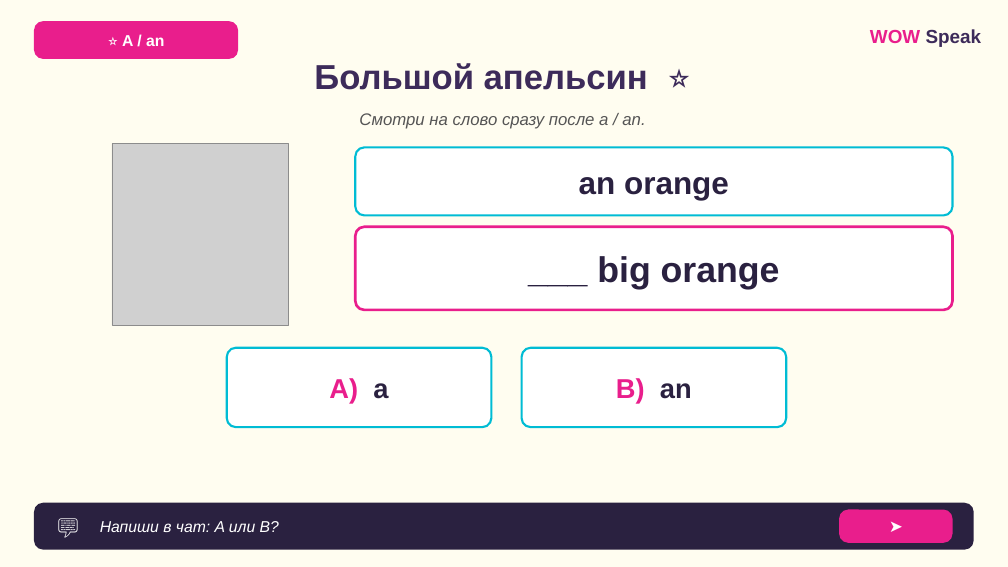
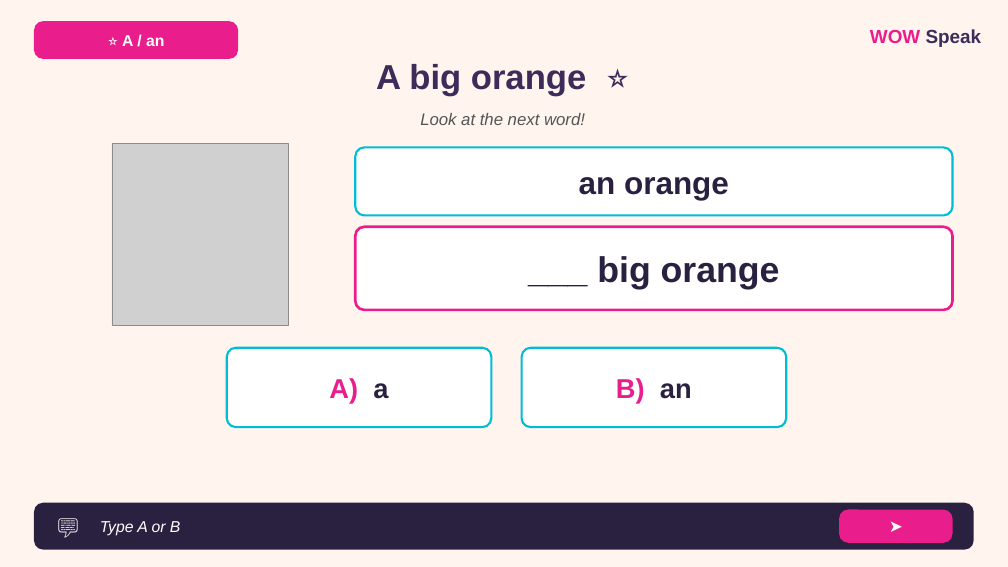
Before and after one commit to wowspeakschool-lang/classroom, a slide deck: slide 20 of vebinary/03.12_A-an/7-9/WOW_Speak_A_An_Food_7-9_LESSON.pptx (slide 19 before the commit). Drawn at 1008x567 pixels with LibreOffice and Linux fonts; fonts in the diff are those of the drawing; grey boxes stand for pictures. Boxes give left, top, right and bottom in pixels: in the first picture for what was removed or moved away, otherwise in the second. Text is boxed around its words. In the diff, an @@ line names an element or a change of style, - is before the commit and + after.

```diff
--- a/vebinary/03.12_A-an/7-9/WOW_Speak_A_An_Food_7-9_LESSON.pptx
+++ b/vebinary/03.12_A-an/7-9/WOW_Speak_A_An_Food_7-9_LESSON.pptx
@@ background #FFFDF0 to #FFF5EE @@
@@ text at bbox=[376, 64, 586, 96]: text changed @@
-Большой апельсин ⭐
+A big orange ⭐
@@ text at bbox=[420, 113, 585, 125]: text changed @@
-Смотри на слово сразу после a / an.
+Look at the next word!
@@ text at bbox=[100, 521, 180, 536]: text changed @@
-Напиши в чат: A или B?
+Type A or B
```
Also in this commit, not shown: 19 other slides changed, 4 slides added, 3 slides removed, 9 other files.
